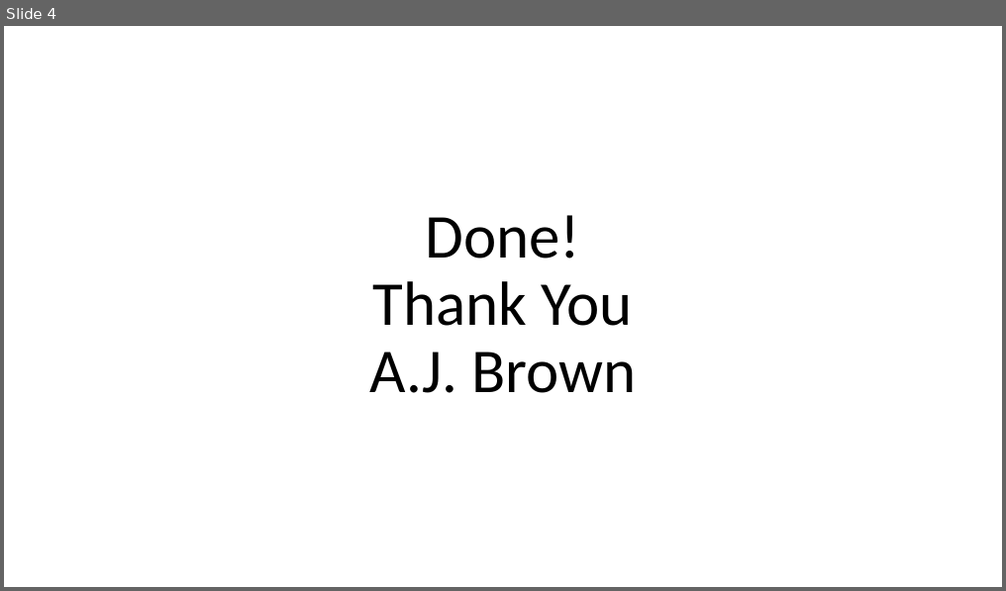
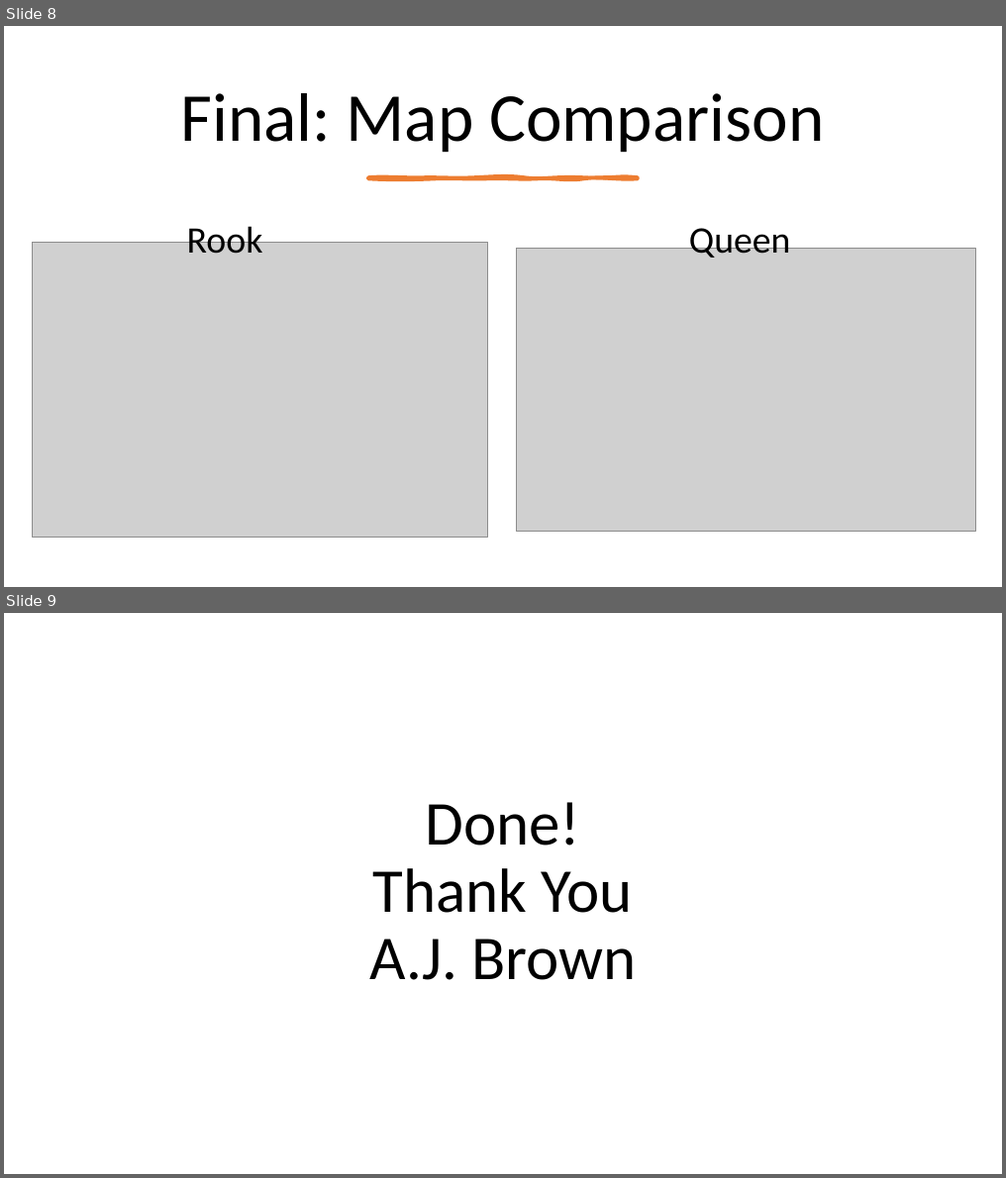
Before and after one commit to ansleybrown1337/WR514-GIS-Exercises, a slide deck: Exercise-7/Exercise-7_AJB.pptx. Shown one above the other, each under a label of ours: slide 4 before the commit, slides 8 and 9 after it. The pictures are 1006x591 and 1006x1178 pixels, drawn with LibreOffice and Linux fonts; fonts in the diff are those of the drawing; grey boxes stand for pictures. Boxes give left, top, right and bottom in pixels: in the first picture for what was removed or moved away, otherwise in the second. Text is boxed around its words. In the diff, an @@ line names an element or a change of style, - is before the commit and + after.

```diff
--- a/Exercise-7/Exercise-7_AJB.pptx
+++ b/Exercise-7/Exercise-7_AJB.pptx
@@ slide 8 added at (x1=4, y1=26, x2=1002, y2=587), background #FFFFFF @@
@@ title added at (x1=181, y1=93, x2=824, y2=153), 66 pt, text #000000 @@
+Final: Map Comparison
@@ freeform shape added at (x1=368, y1=177, x2=638, y2=178), fill #ED7D31, outline #ED7D31 3.25 pt @@
@@ text added at (x1=187, y1=222, x2=263, y2=254), 36 pt, text #000000 @@
+Rook
@@ text added at (x1=689, y1=222, x2=791, y2=258), 36 pt, text #000000 @@
+Queen
@@ picture added at (x1=33, y1=243, x2=487, y2=537) @@
@@ picture added at (x1=516, y1=249, x2=976, y2=531) @@
@@ what was slide 4 is now slide 9 @@
```
Also in this commit, not shown: 2 slides changed, 5 other slides added, 1 slide removed, 17 other files.
